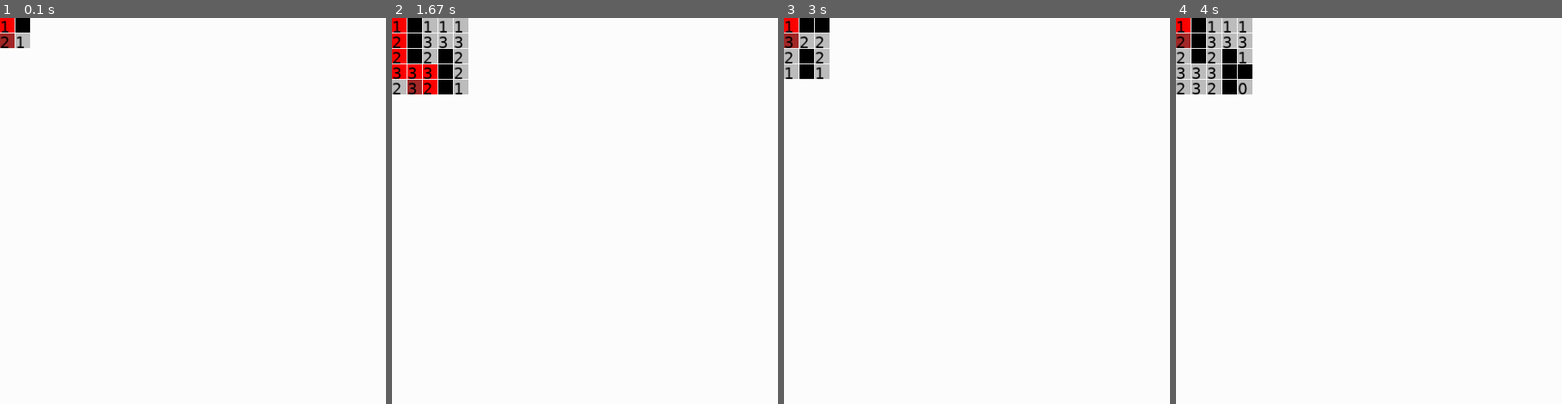
Above: before the commit, frames 1-4 (left to right).
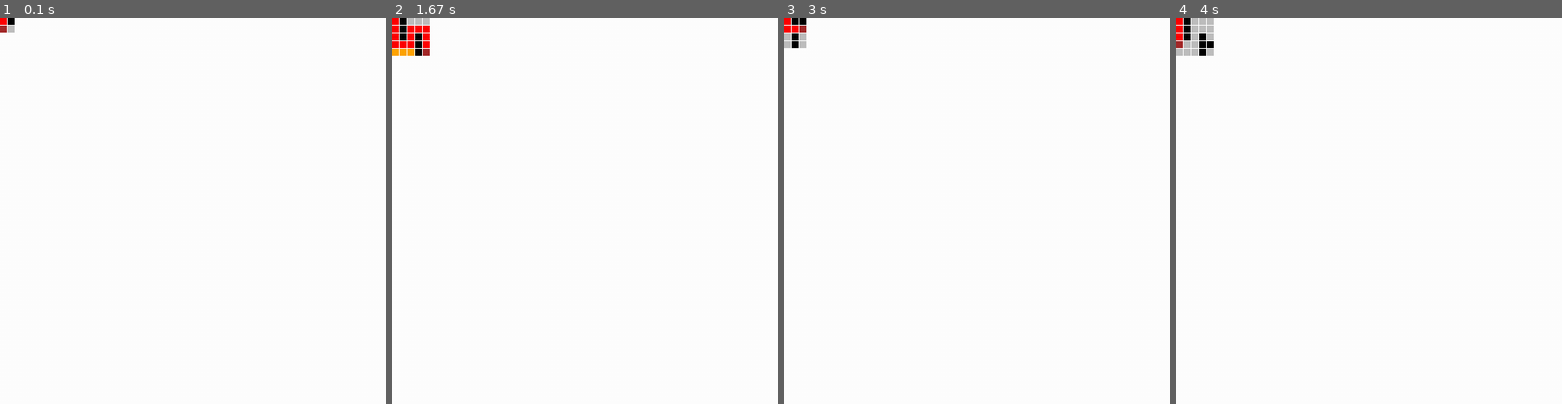
Above: after the commit, the same moments.

Repository: binnev/pygame_sandbox
Game: pygame game, started from maze_solver/__main__.py
The game is run twice, just before and just after one commit, with the same random seed, the same clock (stepped at 60 frames per second) and the same inputs.
Inputs:
- Up to frame 1 (0.1 s): no input
- Up to frame 2 (1.67 s): hold Space 0.33-0.8 s; hold Up 0.33-0.8 s; tap Space at 0.83 s; hold Up 1.17-1.63 s
- Up to frame 3 (3 s): hold Down 1.67-1.97 s; tap Space at 2.8 s
- Up to frame 4 (4 s): tap Space at 3.8 s
The pictures show only the part of the screen within x 0-50%, y 0-50%; the shares and areas given below are measured in that part.

The runs differ from the first frame. In frame 1, 0.6% of the frame differs, in the area x 0-8%, y 0-8%; in frame 2, 3.6%, in the area x 0-20%, y 0-20%; in frame 3, 1.7%; in frame 4, 3.4%.

Commit message:
FPS toggle. Faster draw.

Diff:
--- a/maze_solver/__main__.py
+++ b/maze_solver/__main__.py
@@ -51,6 +51,12 @@
                     debug = not debug
                 if event.key == pygame.K_SPACE:
                     running = False
+                if event.key == pygame.K_DOWN:
+                    fps = max([1, fps // 2])
+                    print(f"fps: {fps}")
+                if event.key == pygame.K_UP:
+                    fps *= 2
+                    print(f"fps: {fps}")
 
         maze.update()
 
--- a/maze_solver/objects.py
+++ b/maze_solver/objects.py
@@ -4,7 +4,7 @@
 
 from fighting_game.objects import Entity, Group
 
-SCALING = 20
+SCALING = 10
 
 
 class NodeTypes:
@@ -63,14 +63,6 @@
     def __str__(self) -> str:
         return self.__repr__()
 
-    def draw(self, surface: Surface, debug: bool = False, color: tuple = None):
-        super().draw(surface, debug, color)
-        font = pygame.font.Font(pygame.font.match_font("ubuntu"), 20)
-        text_bitmap = font.render(f"{len(self.neighbours)}", True, Color("black"))
-        screen_x = self.x * SCALING
-        screen_y = self.y * SCALING
-        surface.blit(text_bitmap, (screen_x, screen_y))
-
 
 class Wall(Cell):
     color = Color("black")
@@ -88,41 +80,47 @@
         self.child_groups = [self.nodes, self.walls]
 
         rows = [
-            [Node(x, y) if cell != NodeTypes.WALL else Wall(x, y) for y, cell in enumerate(row)]
-            for x, row in enumerate(string.split("\n"))
+            [
+                Node(rr, cc) if cell != NodeTypes.WALL else Wall(rr, cc)
+                for cc, cell in enumerate(row)
+            ]
+            for rr, row in enumerate(string.split("\n"))
         ]
         self.height = len(rows)
         self.width = len(rows[0])
 
-        for x, row in enumerate(rows):
-            for y, node in enumerate(row):
-                if isinstance(node, Wall):
-                    self.add_walls(node)
+        for rr, row in enumerate(rows):
+            for cc, cell in enumerate(row):
+                if isinstance(cell, Wall):
+                    self.add_walls(cell)
                     continue  # walls don't have links
 
-                self.add_nodes(node)
-                if (x == self.height - 1) and (y == self.width - 1):
-                    node.is_finish = True  # this is the end of the maze
-
-                # link with node above
-                if x == 0:
-                    continue
-                node_above = rows[x - 1][y]
-                if isinstance(node_above, Node):
-                    node.up = node_above
-                    node_above.down = node
-
-                # link with node left
-                if y == 0:
-                    continue
-                node_left = rows[x][y - 1]
-                if isinstance(node_left, Node):
-                    node.left = node_left
-                    node_left.right = node
+                self.add_nodes(cell)
+                if (rr == self.height - 1) and (cc == self.width - 1):
+                    cell.is_finish = True  # this is the end of the maze
+
+                # link with node below
+                try:
+                    node_below = rows[rr + 1][cc]
+                    if isinstance(node_below, Node):
+                        cell.down = node_below
+                        node_below.up = cell
+                except IndexError:
+                    pass
+
+                # link with node to the right
+                try:
+                    node_right = rows[rr][cc + 1]
+                    if isinstance(node_right, Node):
+                        cell.right = node_right
+                        node_right.left = cell
+                except IndexError:
+                    pass
 
         self.rows = rows
         self.path = list()  # the actual path from start to finish
         self.path.append(self.rows[0][0])
+        super().__init__()
 
     def add_nodes(self, *nodes):
         self.add_to_group(*nodes, group=self.nodes)
